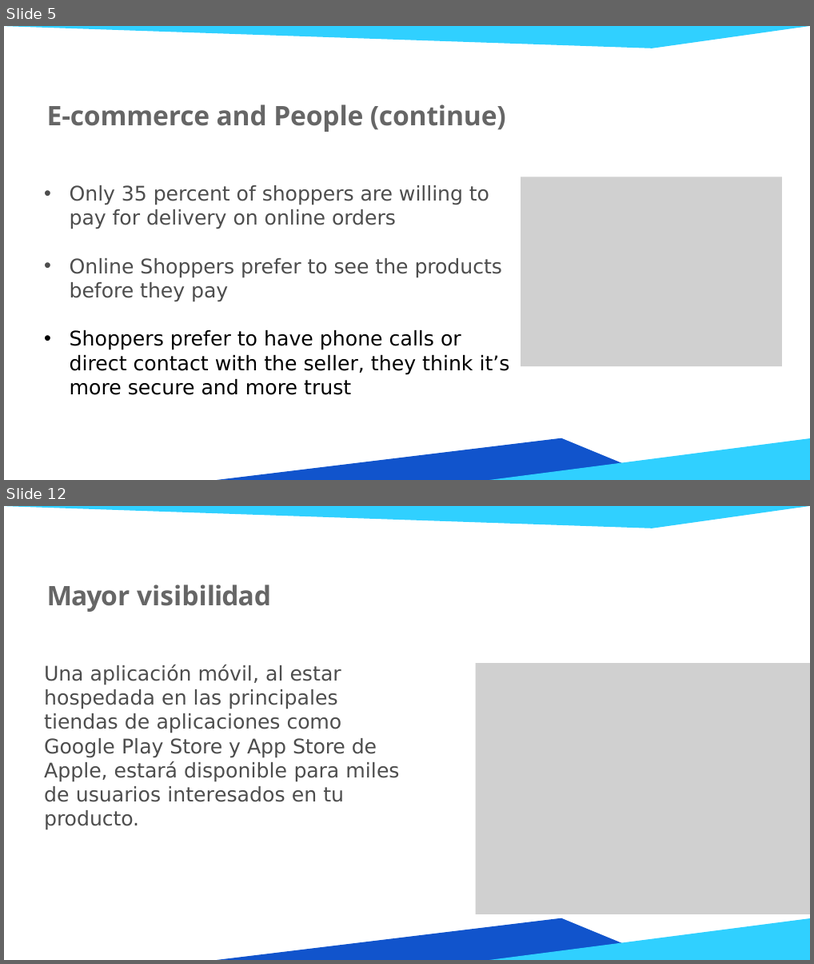
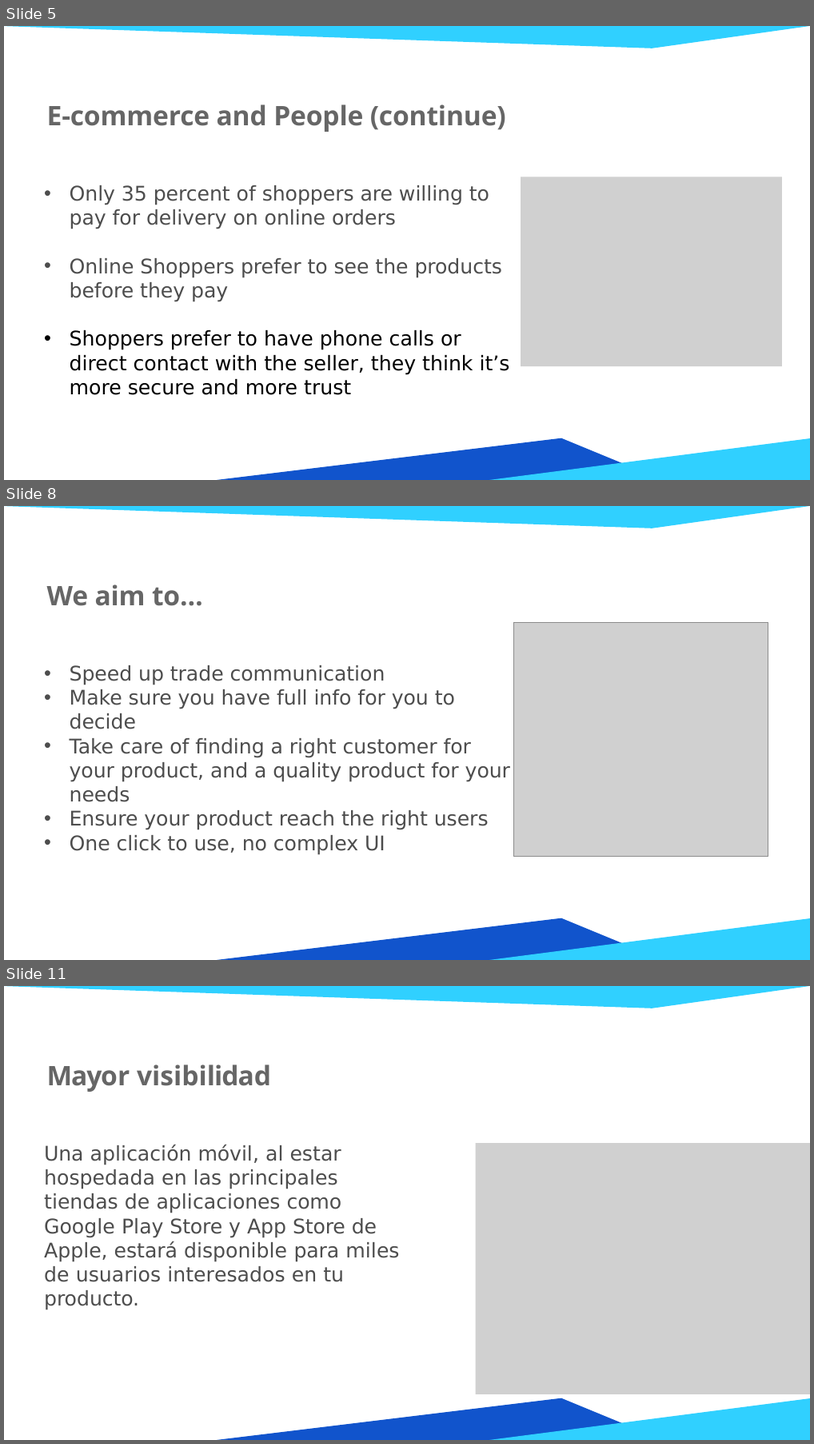
Before and after one commit to HenryHeng91/NU-Fast-Buy-and-Sell-APP, a slide deck: Documentation/NU E-Commerce Slide.pptx. Shown one above the other, each under a label of ours: slides 5 and 12 before the commit, slides 5, 8 and 11 after it; the slides between them are not shown. The pictures are 814x964 and 814x1444 pixels, drawn with LibreOffice and Linux fonts; fonts in the diff are those of the drawing; grey boxes stand for pictures; background and template pictures are left out. Boxes give left, top, right and bottom in pixels: in the first picture for what was removed or moved away, otherwise in the second. Text is boxed around its words. In the diff, an @@ line names an element or a change of style, - is before the commit and + after.

```diff
--- a/Documentation/NU E-Commerce Slide.pptx
+++ b/Documentation/NU E-Commerce Slide.pptx
@@ slide 8 added at (4, 506, 810, 960), background #FFFFFF; not listed: 3 template elements that a slide beside it also shows @@
@@ title added at (47, 584, 203, 606), 24 pt, text #666666, bold @@
+We aim to…
@@ picture added at (514, 622, 769, 856) @@
@@ text added at (70, 665, 510, 855), 18 pt, text #4D4D4D @@
+• Speed up trade communication
+• Make sure you have full info for you to decide
+• Take care of finding a right customer for your product, and a quality product for your needs
+• Ensure your product reach the right users
+• One click to use, no complex UI
@@ what was slide 12 is now slide 11 @@
```
Also in this commit, not shown: 1 slide changed, 3 other slides added, 5 slides removed, 8 other files.
